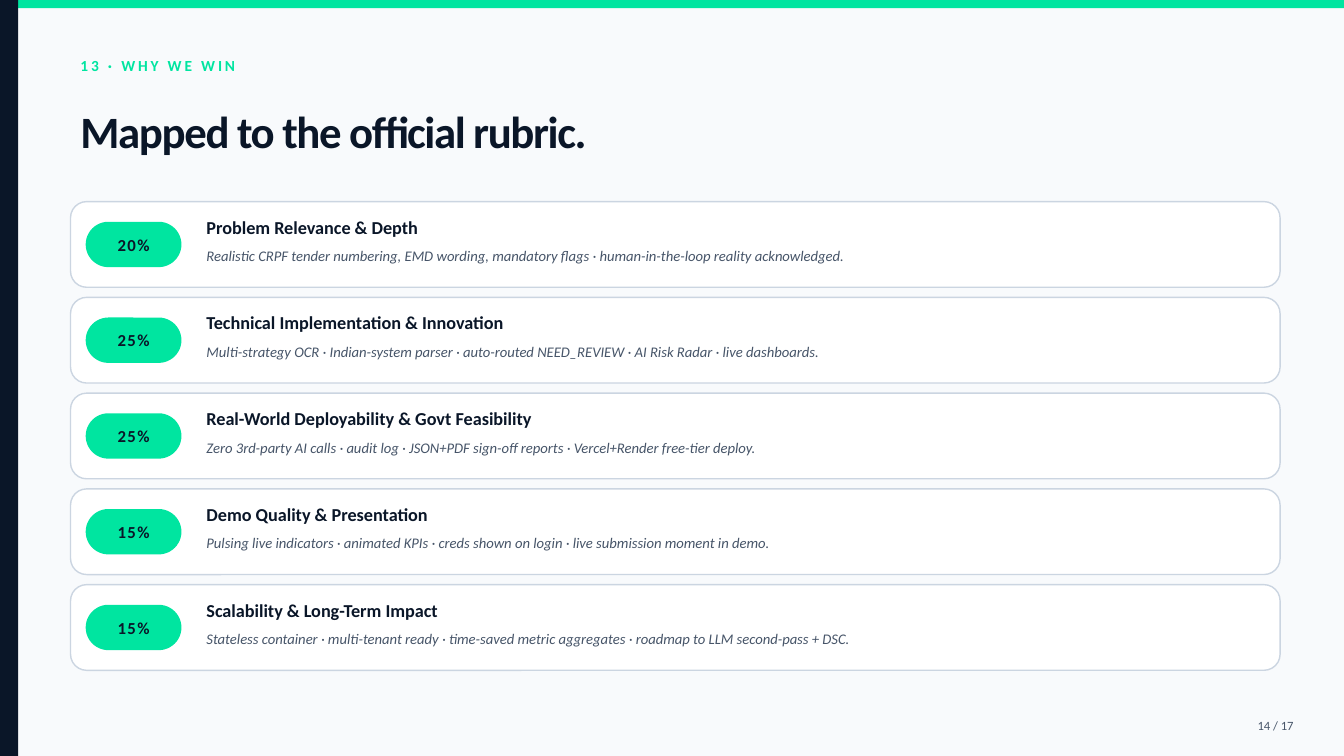
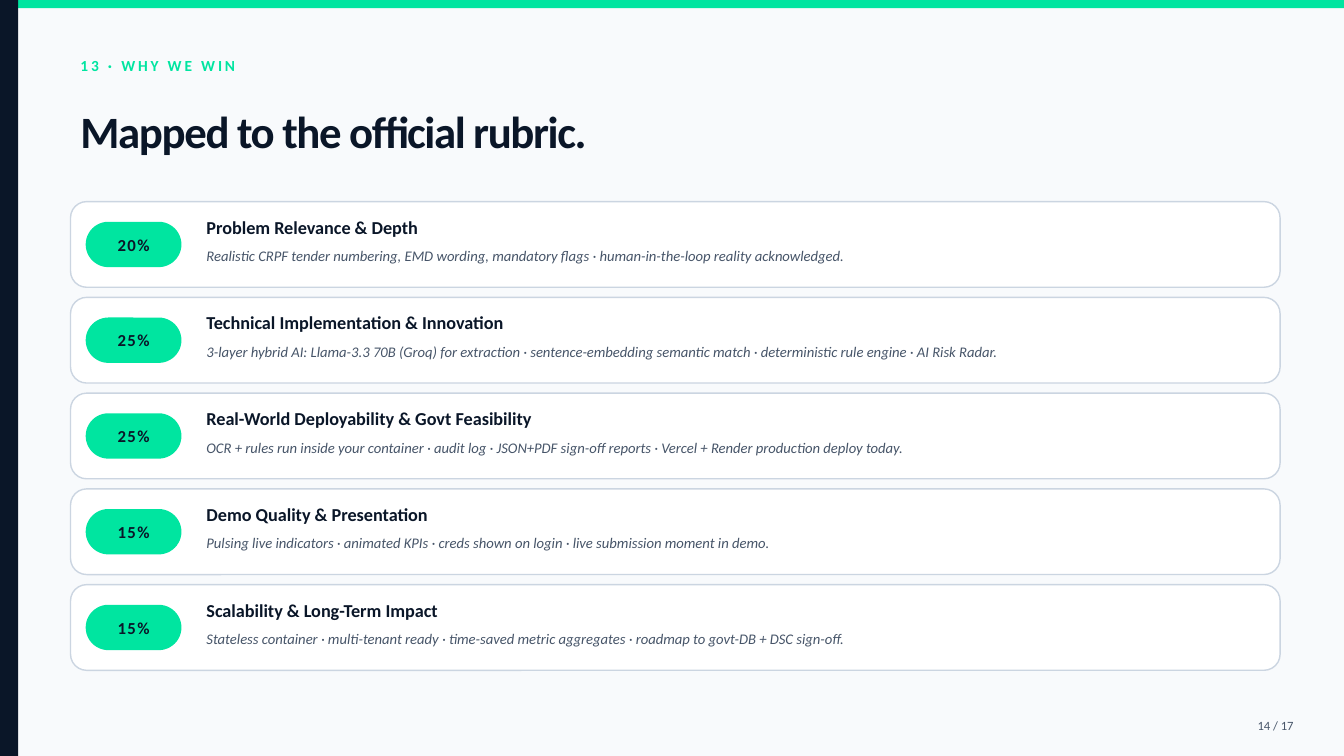
Before and after one commit to pranavvyawahare25/Tender-AI, a slide deck: slide 14 of TenderAI_Pitch_Deck.pptx. Drawn at 1344x756 pixels with LibreOffice and Linux fonts; fonts in the diff are those of the drawing. Boxes give left, top, right and bottom in pixels: in the first picture for what was removed or moved away, otherwise in the second. Text is boxed around its words. In the diff, an @@ line names an element or a change of style, - is before the commit and + after.

Commit message:
Update backend services, extraction logic, and documentation

```diff
--- a/TenderAI_Pitch_Deck.pptx
+++ b/TenderAI_Pitch_Deck.pptx
@@ text at (x1=206, y1=346, x2=997, y2=360): text changed @@
-Multi-strategy OCR · Indian-system parser · auto-routed NEED_REVIEW · AI Risk Radar · live dashboards.
+3-layer hybrid AI: Llama-3.3 70B (Groq) for extraction · sentence-embedding semantic match · deterministic rule engine · AI Risk Radar.
@@ text at (x1=206, y1=443, x2=903, y2=456): text changed @@
-Zero 3rd-party AI calls · audit log · JSON+PDF sign-off reports · Vercel+Render free-tier deploy.
+OCR + rules run inside your container · audit log · JSON+PDF sign-off reports · Vercel + Render production deploy today.
@@ text at (x1=206, y1=634, x2=843, y2=647): text changed @@
-Stateless container · multi-tenant ready · time-saved metric aggregates · roadmap to LLM second-pass + DSC.
+Stateless container · multi-tenant ready · time-saved metric aggregates · roadmap to govt-DB + DSC sign-off.
```
Also in this commit, not shown: 5 other slides changed, 20 other files.
